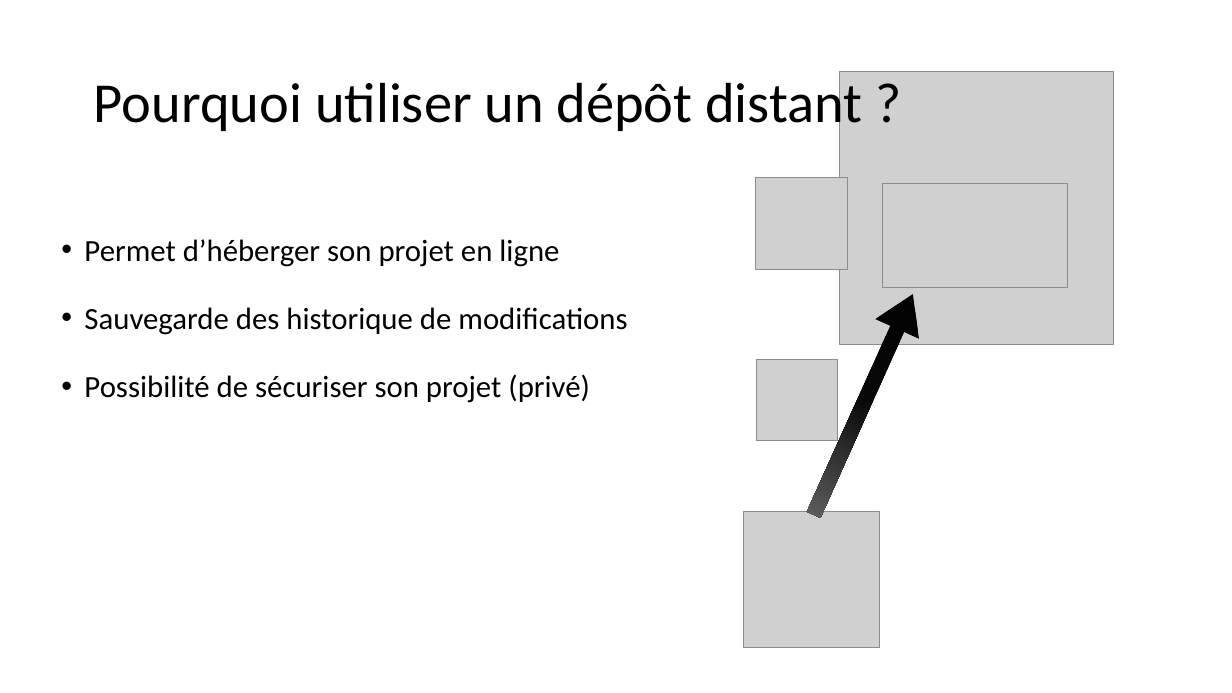
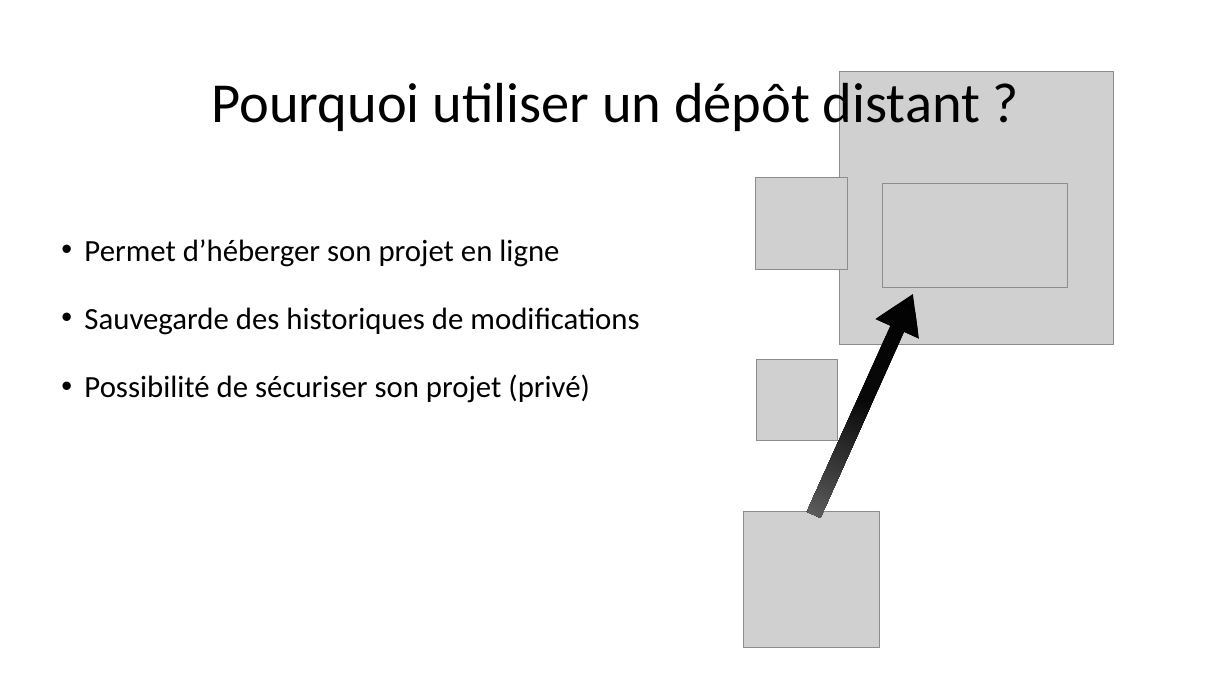
Before and after one commit to BenRobert38/BUT3-GIT-2025, a slide deck: slide 13 of Cours/BUT3-Cours1.pptx (slide 11 before the commit). Drawn at 1232x693 pixels with LibreOffice and Linux fonts; fonts in the diff are those of the drawing; grey boxes stand for pictures. Boxes give left, top, right and bottom in pixels: in the first picture for what was removed or moved away, otherwise in the second. Text is boxed around its words. In the diff, an @@ line names an element or a change of style, - is before the commit and + after.

```diff
--- a/Cours/BUT3-Cours1.pptx
+++ b/Cours/BUT3-Cours1.pptx
@@ title "Pourquoi utiliser un dépôt distant ...": place and size @@
-title "Pourquoi utiliser un dépôt distant ..." at [94, 74, 862, 135]
+title "Pourquoi utiliser un dépôt distant ..." at [211, 74, 980, 135]
@@ title "Pourquoi utiliser un dépôt distant ..." at [211, 74, 980, 135]: alignment left to centre @@
@@ text at [84, 307, 639, 335]: text changed @@
-• Sauvegarde des historique de modifications
+• Sauvegarde des historiques de modifications
```
Also in this commit, not shown: 23 other slides changed, 23 slides added, 1 other file.
